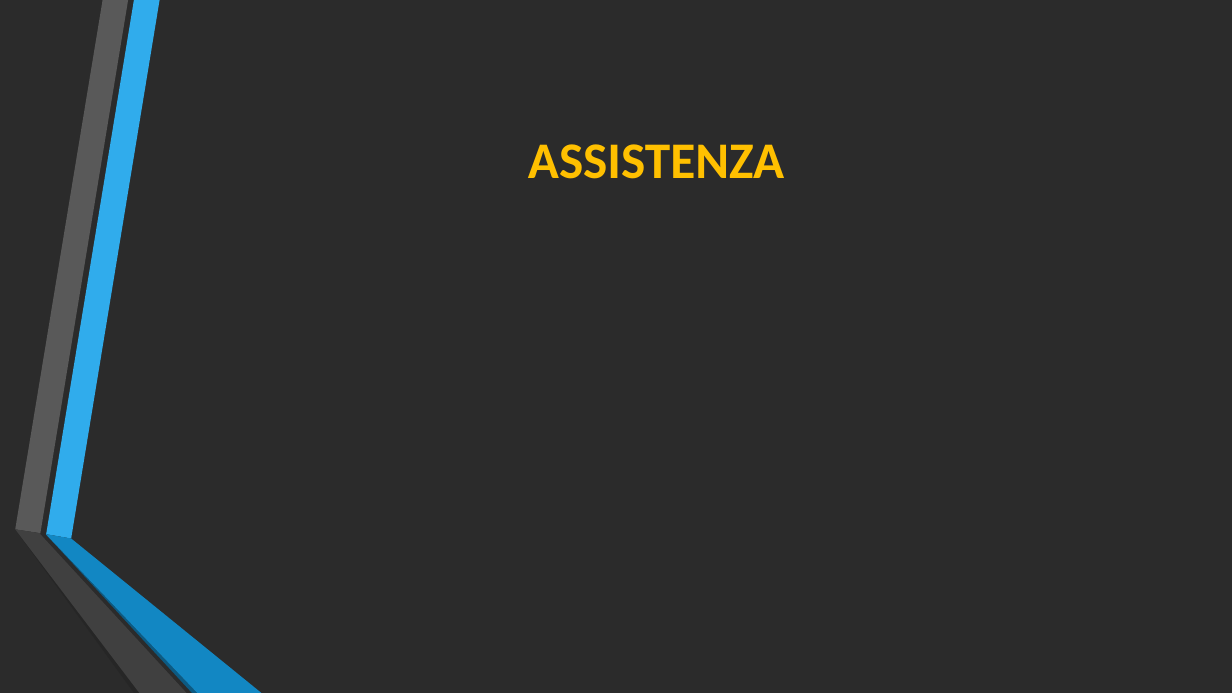
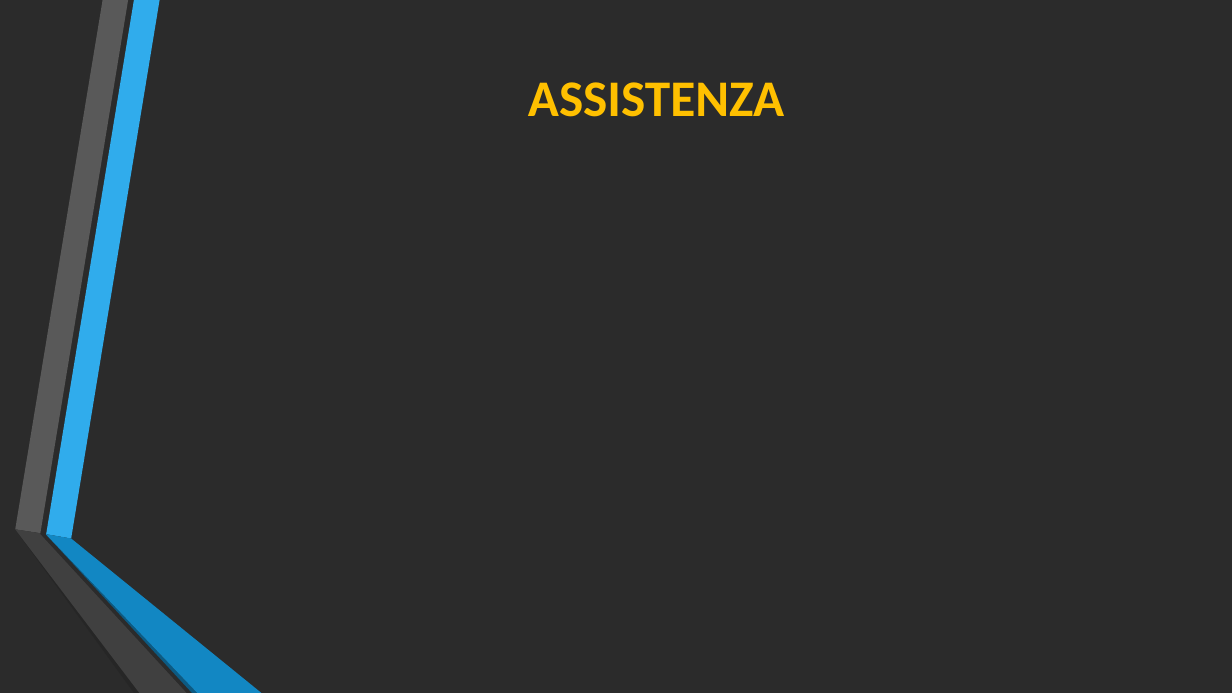
Before and after one commit to Lince99/GPOI, a slide deck: slide 9 of m0n0wall/Presentazione_M0n0wall.odp. Drawn at 1232x693 pixels with LibreOffice and Linux fonts; fonts in the diff are those of the drawing; background and template pictures are left out; a plain dark background stands for a picture behind light text. Boxes give left, top, right and bottom in pixels: in the first picture for what was removed or moved away, otherwise in the second. Text is boxed around its words. In the diff, an @@ line names an element or a change of style, - is before the commit and + after.

```diff
--- a/m0n0wall/Presentazione_M0n0wall.odp
+++ b/m0n0wall/Presentazione_M0n0wall.odp
@@ title "ASSISTENZA": place and size @@
-title "ASSISTENZA" at [528,144,784,179]
+title "ASSISTENZA" at [528,82,784,117]
```
Also in this commit, not shown: 6 other slides changed, 4 other files.
